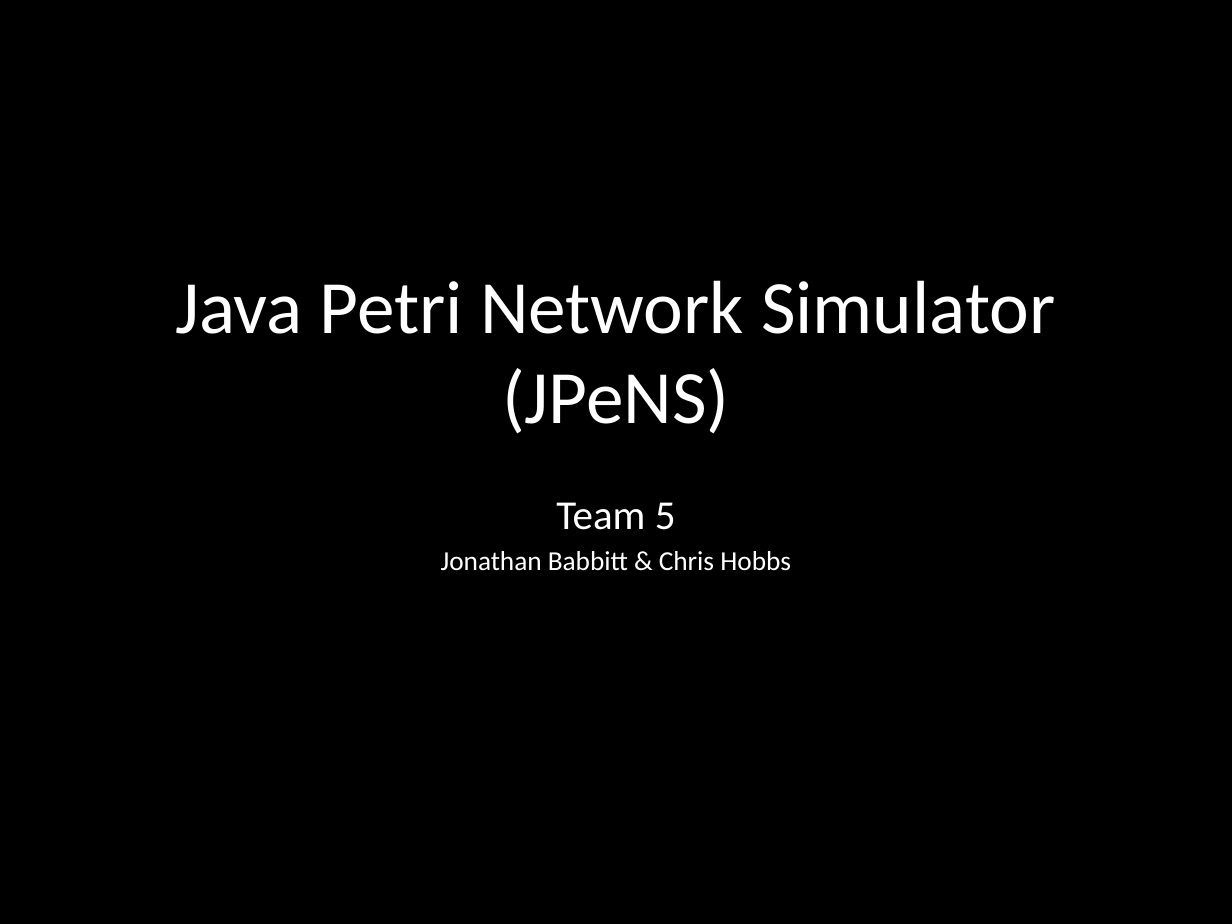
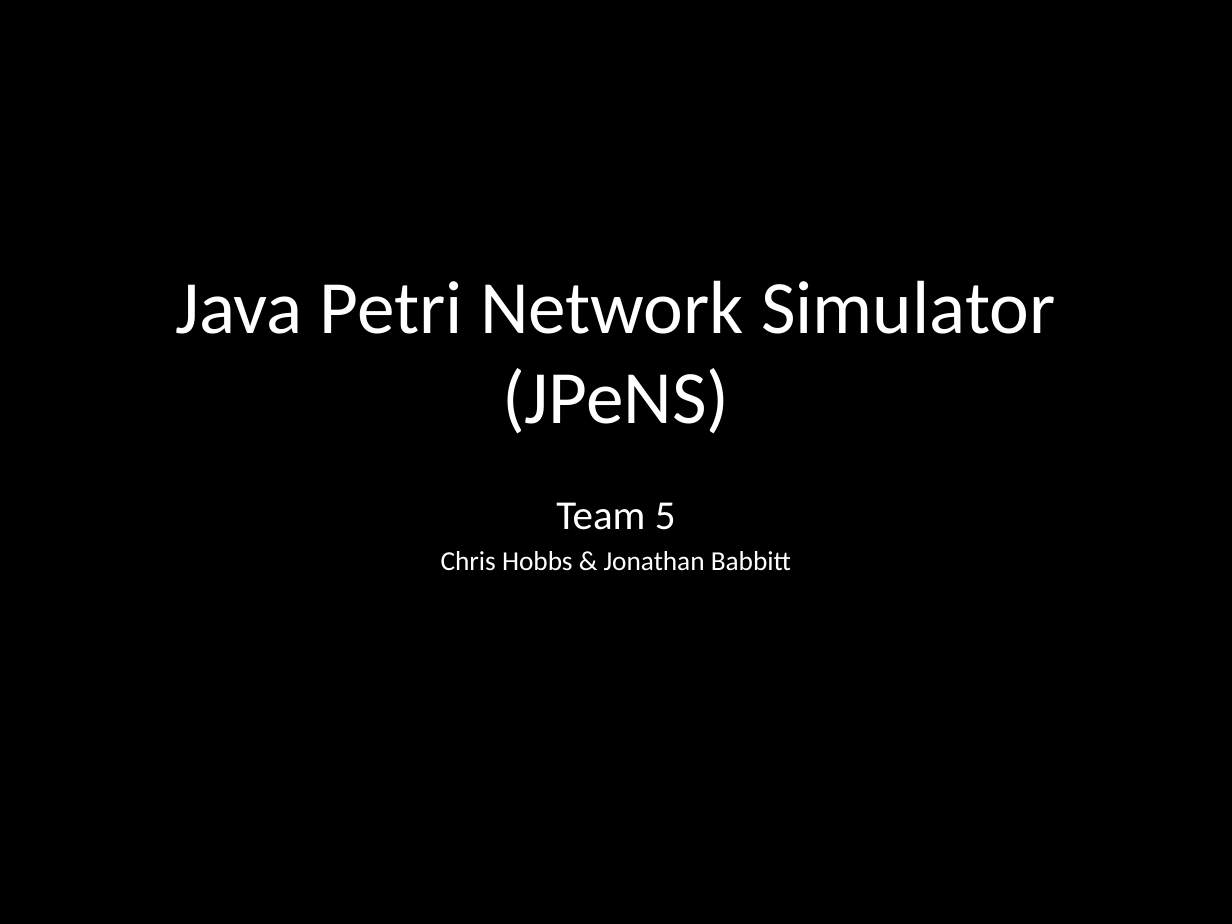
Before and after one commit to Hobbit/JPeNS, a slide deck: slide 1 of JPeNS_Presentation.pptx. Drawn at 1232x924 pixels with LibreOffice and Linux fonts; fonts in the diff are those of the drawing. Boxes give left, top, right and bottom in pixels: in the first picture for what was removed or moved away, otherwise in the second. Text is boxed around its words. In the diff, an @@ line names an element or a change of style, - is before the commit and + after.

```diff
--- a/JPeNS_Presentation.pptx
+++ b/JPeNS_Presentation.pptx
@@ subtitle at [441, 551, 791, 571]: text changed @@
-Jonathan Babbitt & Chris Hobbs
+Chris Hobbs & Jonathan Babbitt
```
Also in this commit, not shown: 1 other slide changed, 3 slides added.
